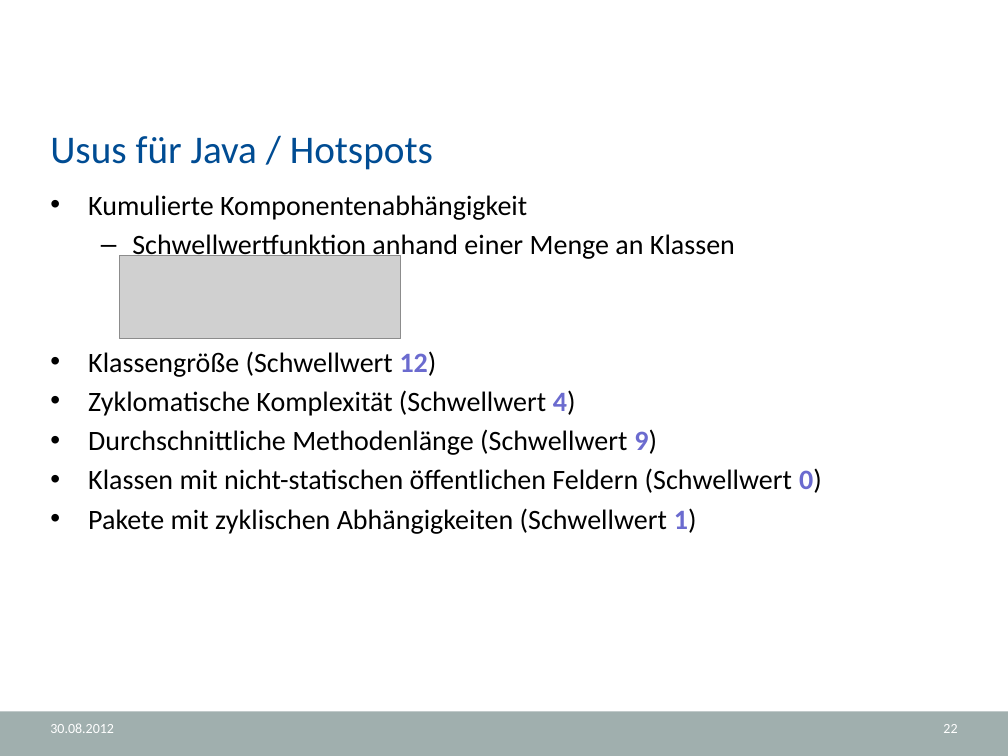
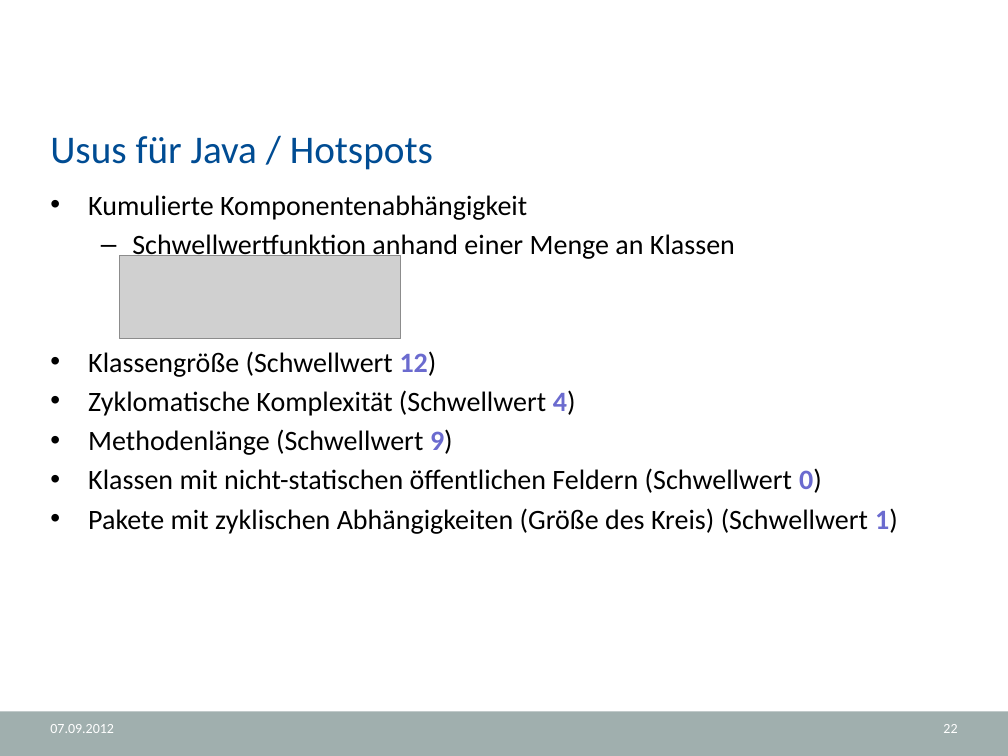
Before and after one commit to halllo/MTSS12, a slide deck: slide 22 of text/Usus.NET.pptx. Drawn at 1008x756 pixels with LibreOffice and Linux fonts; fonts in the diff are those of the drawing; grey boxes stand for pictures; background and template pictures are left out. Boxes give left, top, right and bottom in pixels: in the first picture for what was removed or moved away, otherwise in the second. Text is boxed around its words. In the diff, an @@ line names an element or a change of style, - is before the commit and + after.

```diff
--- a/text/Usus.NET.pptx
+++ b/text/Usus.NET.pptx
@@ text at (x1=88, y1=429, x2=453, y2=455): text changed @@
-• Durchschnittliche Methodenlänge (Schwellwert 9)
+• Methodenlänge (Schwellwert 9)
@@ text at (x1=88, y1=508, x2=898, y2=534): text changed @@
-• Pakete mit zyklischen Abhängigkeiten (Schwellwert 1)
+• Pakete mit zyklischen Abhängigkeiten (Größe des Kreis) (Schwellwert 1)
@@ text at (x1=50, y1=724, x2=114, y2=733): text changed @@
-30.08.2012
+07.09.2012
```
Also in this commit, not shown: 56 other slides changed, 2 slides added.
